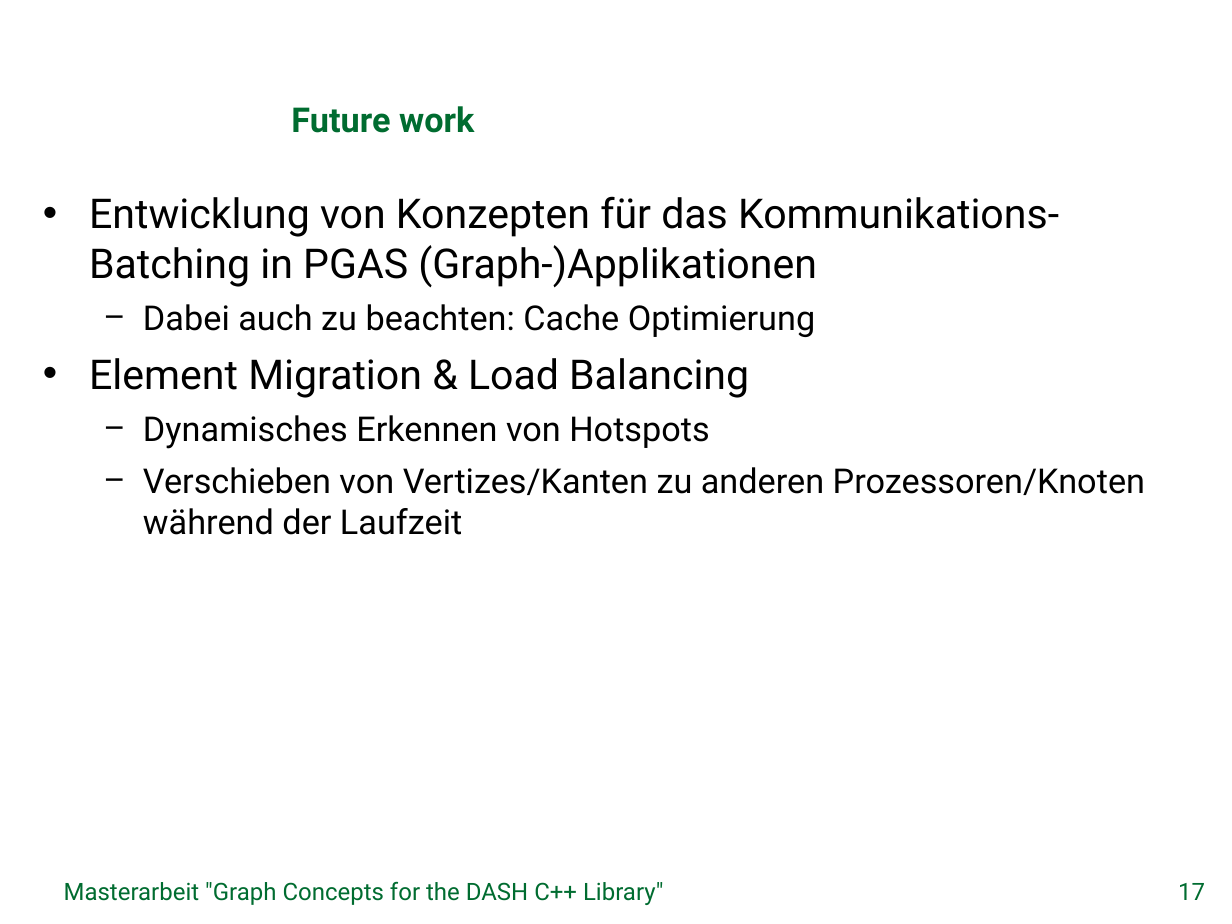
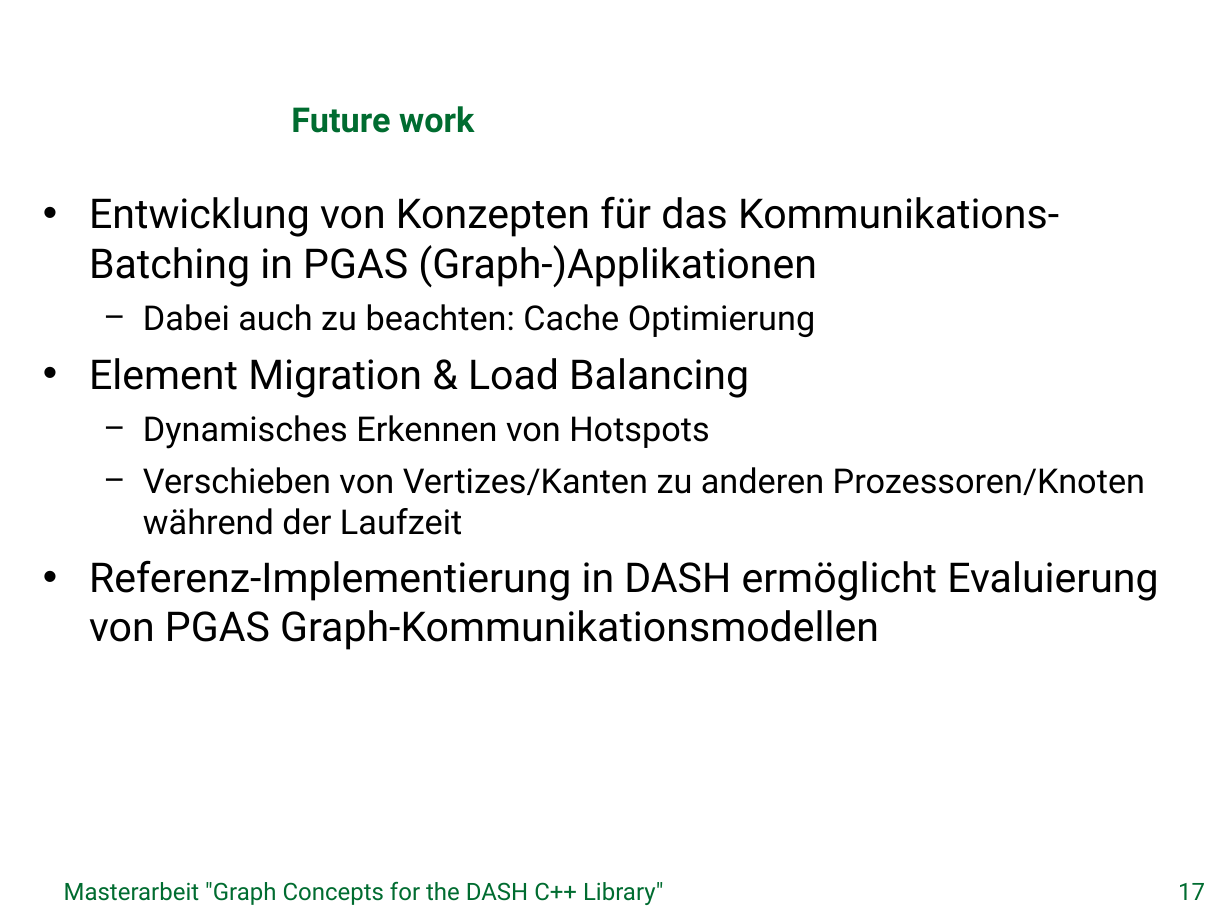
Before and after one commit to stiefn/dyn-data-structures-thesis, a slide deck: slide 17 of Folien/Abschlusssvortrag_Stefan_Effenberger.pptx. Drawn at 1232x924 pixels with LibreOffice and Linux fonts; fonts in the diff are those of the drawing; background and template pictures are left out. Boxes give left, top, right and bottom in pixels: in the first picture for what was removed or moved away, otherwise in the second. Text is boxed around its words. In the diff, an @@ line names an element or a change of style, - is before the commit and + after.

```diff
--- a/Folien/Abschlusssvortrag_Stefan_Effenberger.pptx
+++ b/Folien/Abschlusssvortrag_Stefan_Effenberger.pptx
@@ text at [89, 560, 1158, 650]: paragraph added @@
+• Referenz-Implementierung in DASH ermöglicht Evaluierung von PGAS Graph-Kommunikationsmodellen
```
Also in this commit, not shown: 9 other slides changed, 1 slide removed.
